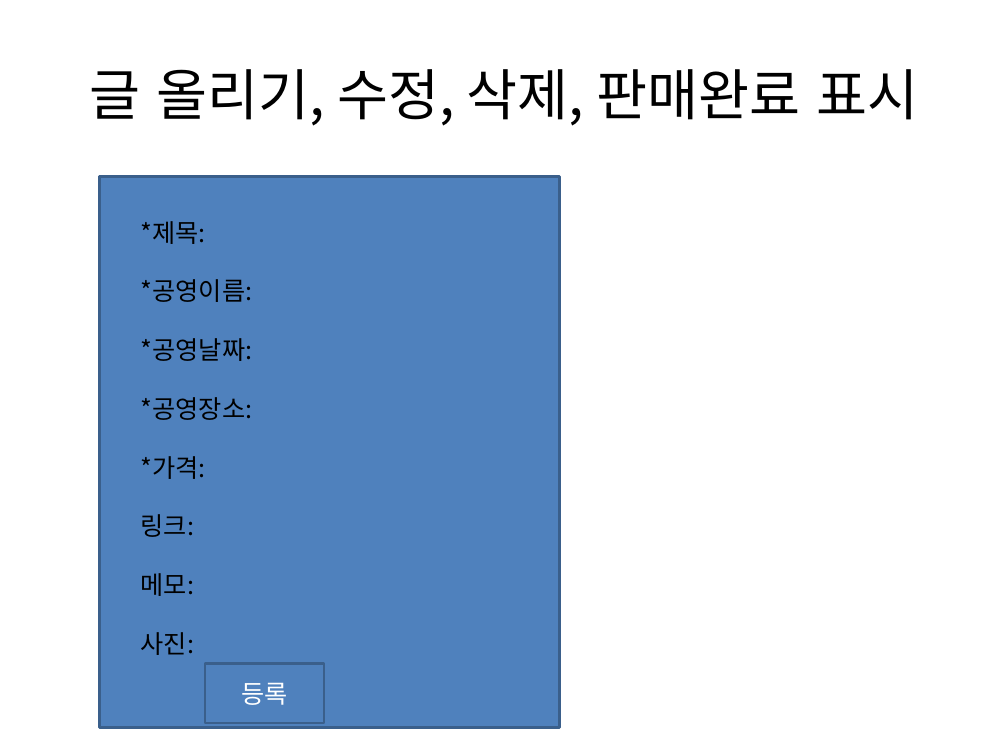
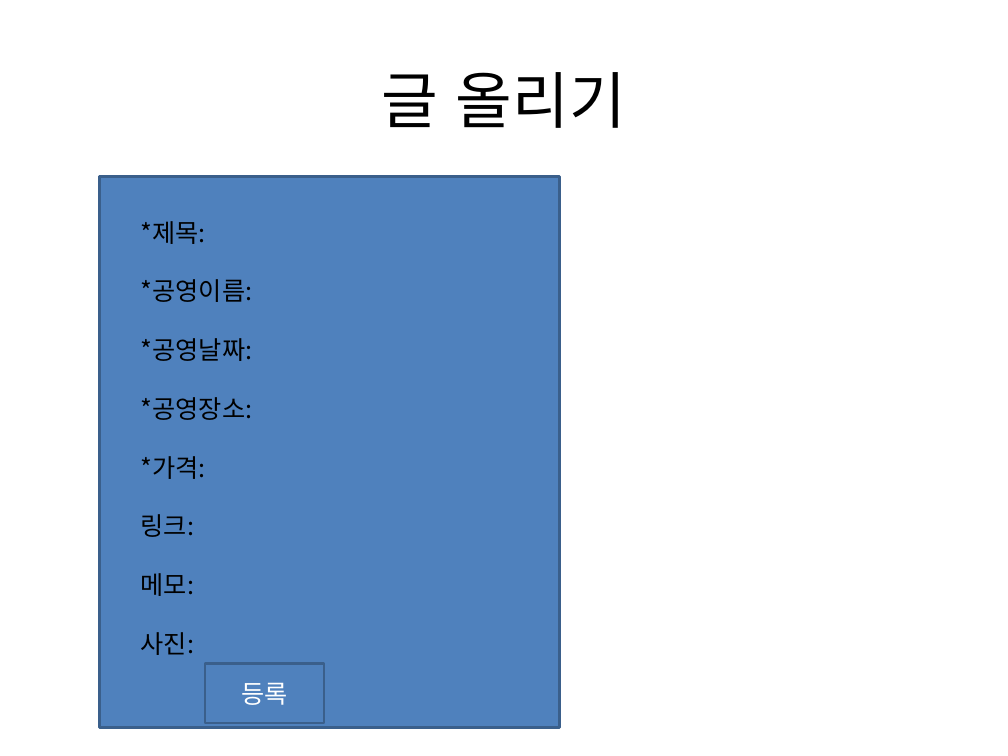
Before and after one commit to sunho7376/Tservice, a slide deck: slide 9 of 애플리케이션design.pptx (slide 7 before the commit). Drawn at 1008x756 pixels with LibreOffice and Linux fonts; fonts in the diff are those of the drawing. Boxes give left, top, right and bottom in pixels: in the first picture for what was removed or moved away, otherwise in the second. Text is boxed around its words. In the diff, an @@ line names an element or a change of style, - is before the commit and + after.

Commit message:
로직 수정 미완성

```diff
--- a/애플리케이션design.pptx
+++ b/애플리케이션design.pptx
@@ title at bbox=[382, 72, 626, 128]: text changed; size 39.6 to 44 pt @@
-글 올리기, 수정, 삭제, 판매완료 표시
+글 올리기
```
Also in this commit, not shown: 9 other slides changed, 4 slides added.
